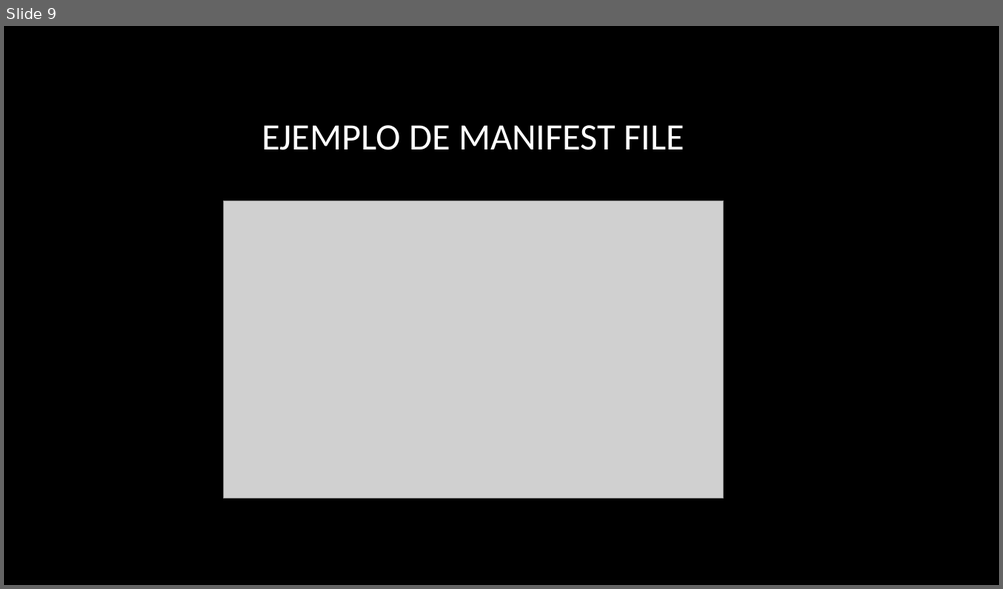
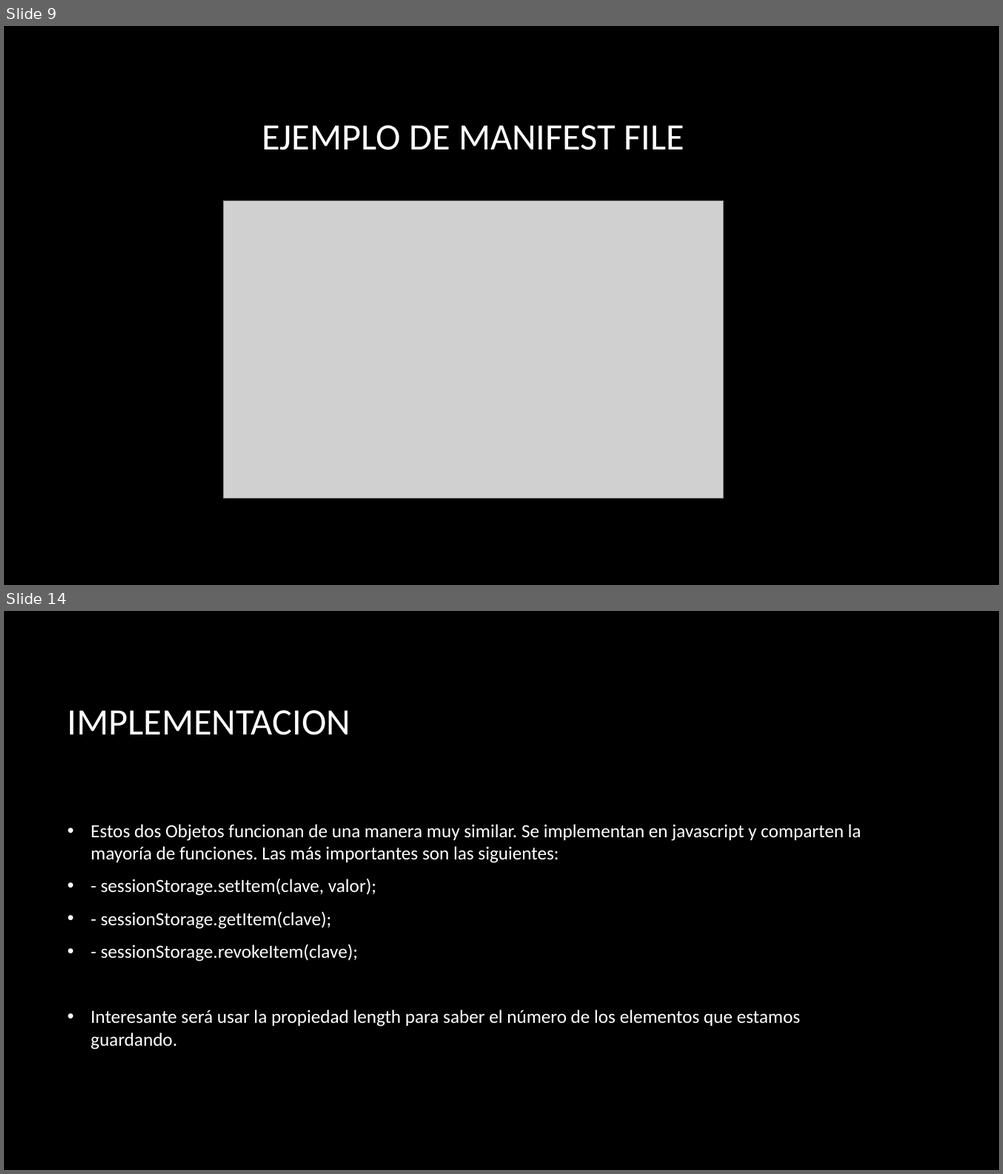
Before and after one commit to serdpa08/trabajoCaches, a slide deck: Trabajo almacenamiento cliente.pptx. Shown one above the other, each under a label of ours: slide 9 before the commit, slides 9 and 14 after it; the slides between them are not shown. The pictures are 1003x589 and 1003x1174 pixels, drawn with LibreOffice and Linux fonts; fonts in the diff are those of the drawing; grey boxes stand for pictures; background and template pictures are left out. Boxes give left, top, right and bottom in pixels: in the first picture for what was removed or moved away, otherwise in the second. Text is boxed around its words. In the diff, an @@ line names an element or a change of style, - is before the commit and + after.

```diff
--- a/Trabajo almacenamiento cliente.pptx
+++ b/Trabajo almacenamiento cliente.pptx
@@ slide 14 added at (x1=4, y1=611, x2=999, y2=1170), background picture (left out) @@
@@ title added at (x1=68, y1=710, x2=350, y2=735), 36 pt, text #FFFFFF @@
+IMPLEMENTACION
@@ text added at (x1=91, y1=824, x2=861, y2=1050), 18 pt, text #FFFFFF @@
+• Estos dos Objetos funcionan de una manera muy similar. Se implementan en javascript y comparten la mayoría de funciones. Las más importantes son las siguientes:
+• - sessionStorage.setItem(clave, valor);
+• - sessionStorage.getItem(clave);
+• - sessionStorage.revokeItem(clave);
+• Interesante será usar la propiedad length para saber el número de los elementos que estamos guardando.
```
Also in this commit, not shown: 1 slide changed, 5 other slides added, 1 other file.
